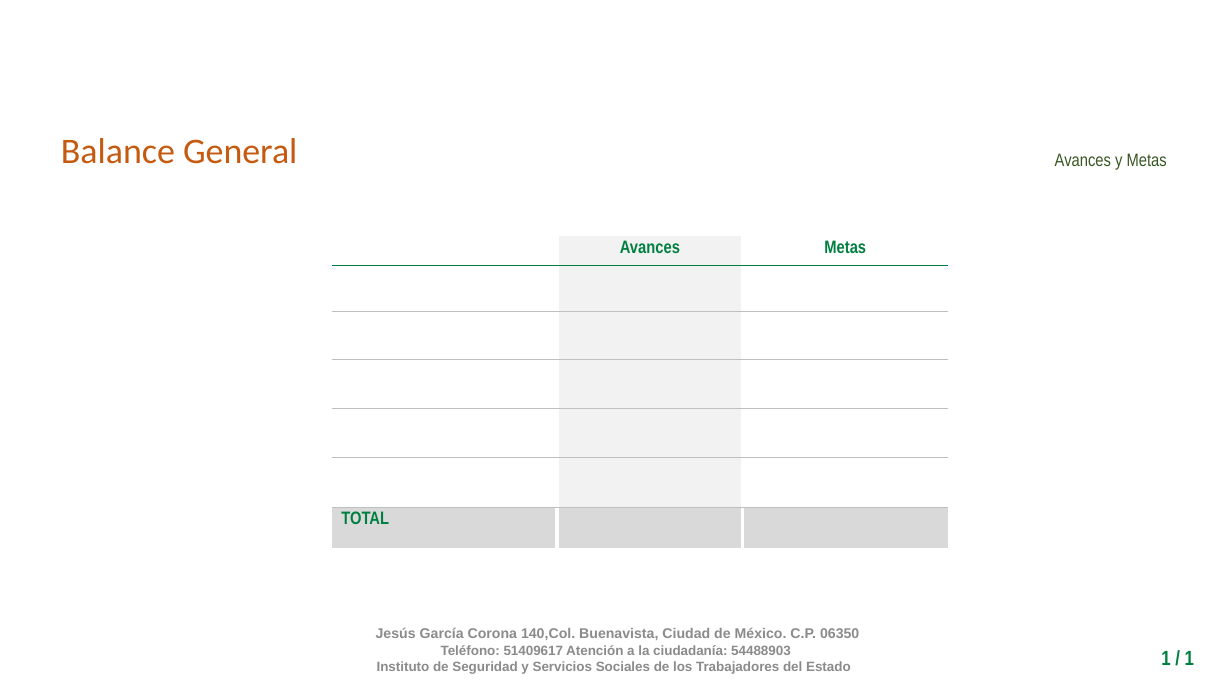
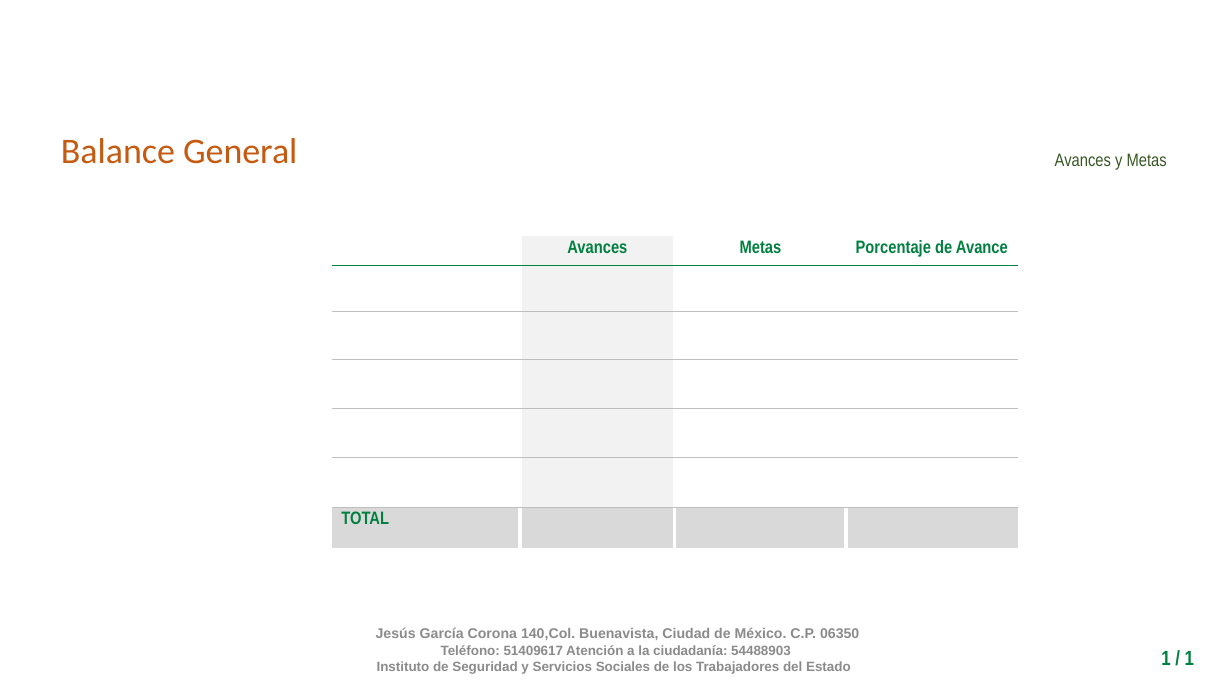
Before and after one commit to fpedro23/djangoISSSTE, a slide deck: slide 1 of static/djangoISSSTE/static/ppt/balance_general.pptx. Drawn at 1232x693 pixels with LibreOffice and Linux fonts; fonts in the diff are those of the drawing; background and template pictures are left out. Boxes give left, top, right and bottom in pixels: in the first picture for what was removed or moved away, otherwise in the second. Text is boxed around its words. In the diff, an @@ line names an element or a change of style, - is before the commit and + after.

```diff
--- a/static/djangoISSSTE/static/ppt/balance_general.pptx
+++ b/static/djangoISSSTE/static/ppt/balance_general.pptx
@@ table at box(332, 236, 1017, 561) @@
+column 4: Porcentaje de Avance |  |  |  |  |  | 
@@ table: place and size @@
-table at box(332, 236, 948, 561)
+table at box(332, 236, 1017, 561)
```
Also in this commit, not shown: 8 other files.
